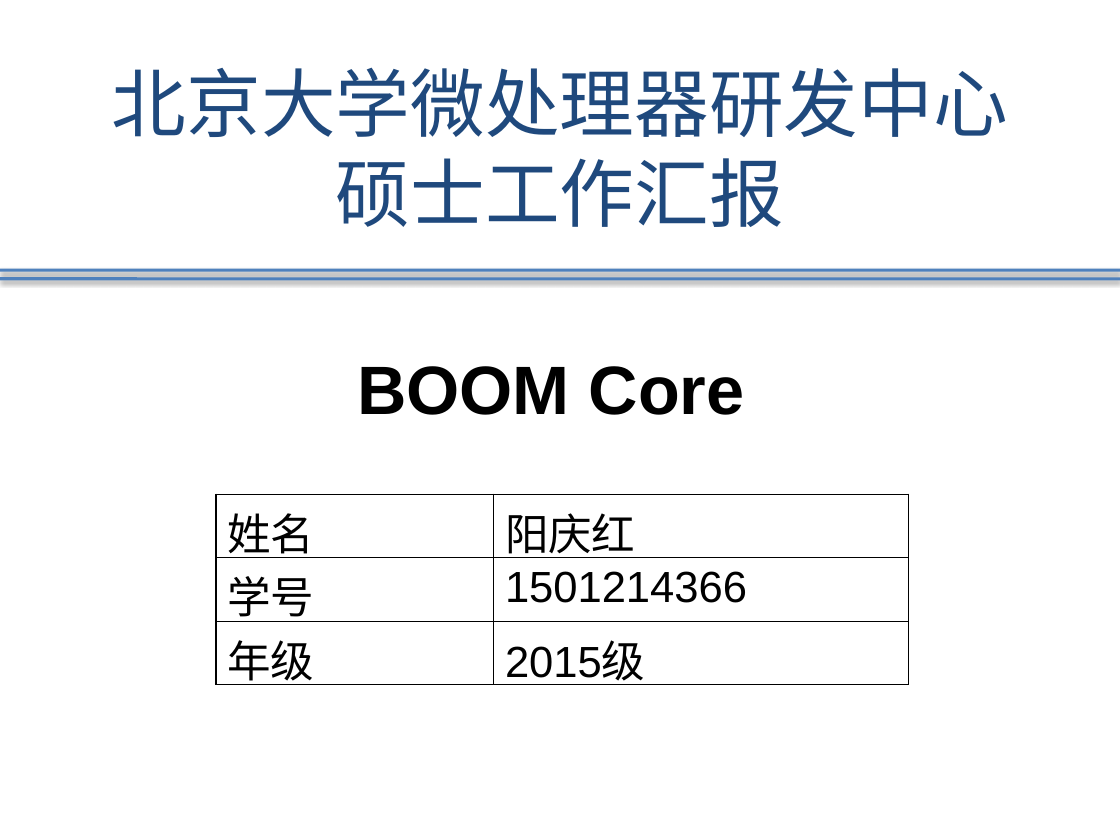
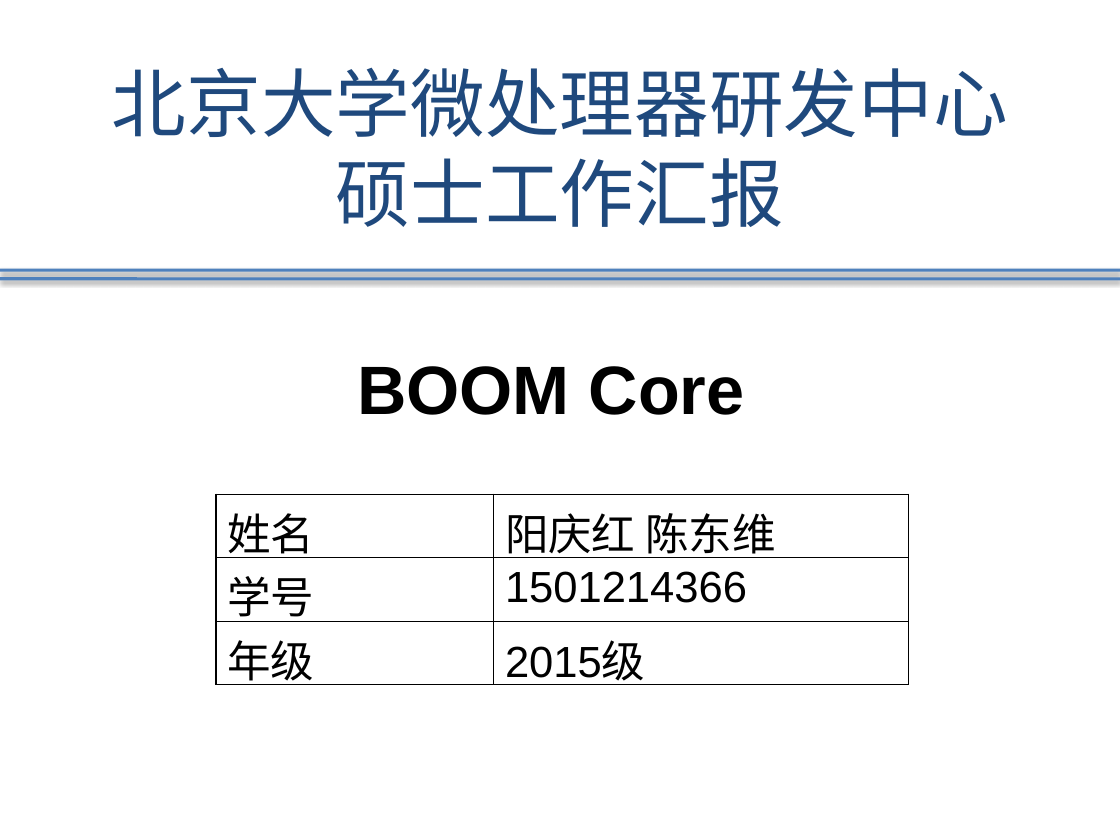
Before and after one commit to CodeATA/Docs, a slide deck: slide 1 of boom overview.pptx. Drawn at 1120x840 pixels with LibreOffice and Linux fonts; fonts in the diff are those of the drawing. Boxes give left, top, right and bottom in pixels: in the first picture for what was removed or moved away, otherwise in the second. Text is boxed around its words. In the diff, an @@ line names an element or a change of style, - is before the commit and + after.

```diff
--- a/boom overview.pptx
+++ b/boom overview.pptx
@@ table at (216, 494, 908, 689) @@
-row 1, column 2: 阳庆红
+row 1, column 2: 阳庆红 陈东维
```
Also in this commit, not shown: 1 other slide changed, 1 slide added, 2 other files.
